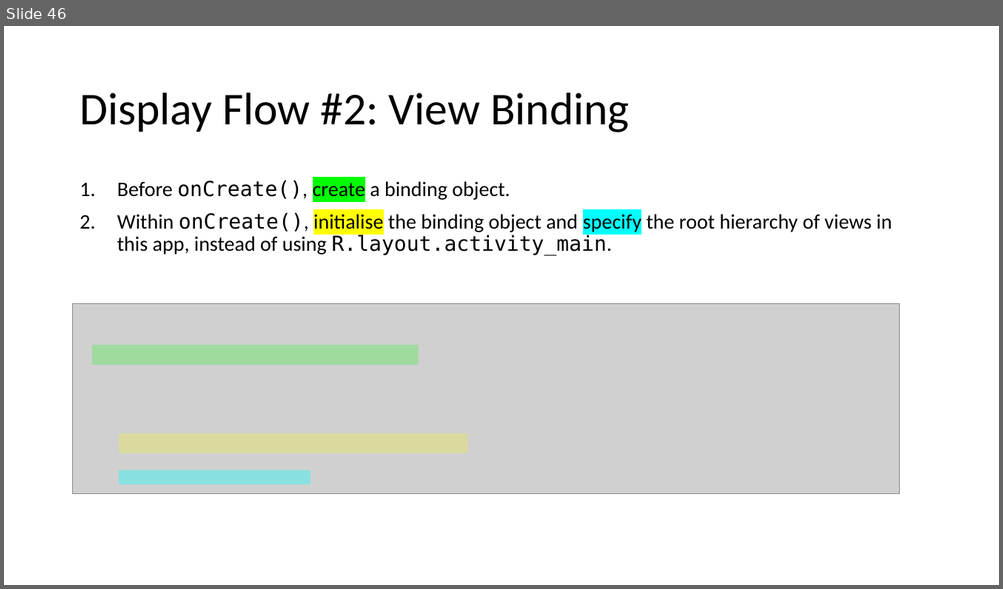
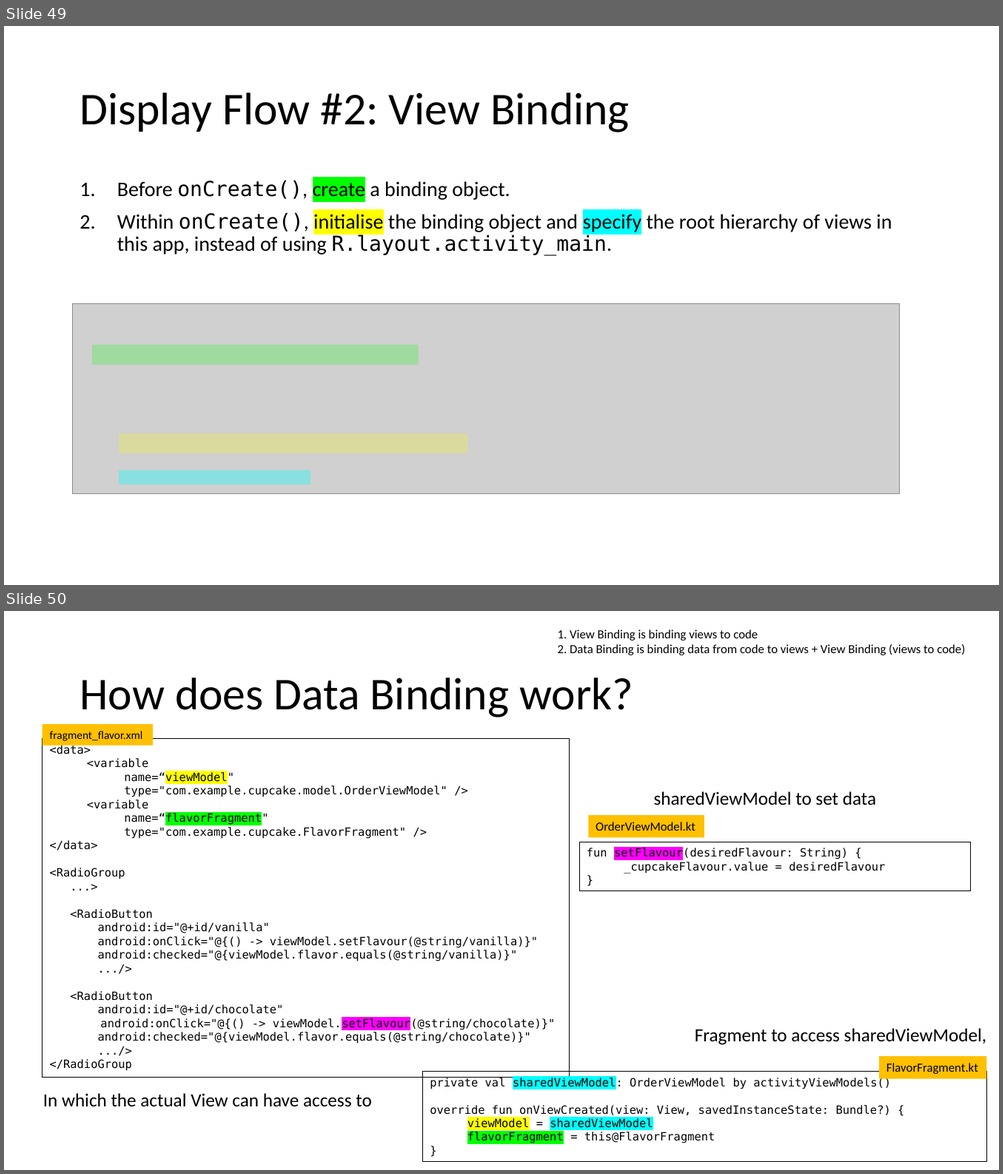
Before and after one commit to joellecorliss/Associate-Android-Developer, a slide deck: Android Basics in Kotlin.pptx. Shown one above the other, each under a label of ours: slide 46 before the commit, slides 49 and 50 after it. The pictures are 1003x589 and 1003x1174 pixels, drawn with LibreOffice and Linux fonts; fonts in the diff are those of the drawing; grey boxes stand for pictures. Boxes give left, top, right and bottom in pixels: in the first picture for what was removed or moved away, otherwise in the second. Text is boxed around its words. In the diff, an @@ line names an element or a change of style, - is before the commit and + after.

```diff
--- a/Android Basics in Kotlin.pptx
+++ b/Android Basics in Kotlin.pptx
@@ slide 50 added at <box>4,611,999,1170</box>, background #FFFFFF @@
@@ text added at <box>558,629,965,655</box>, 12 pt, text #000000 @@
+1. View Binding is binding views to code
+2. Data Binding is binding data from code to views + View Binding (views to code)
@@ title added at <box>79,678,633,718</box>, 44 pt, text #000000 @@
+How does Data Binding work?
@@ rectangle added at <box>42,739,569,1078</box>, outline #000000 0.75 pt, 11 pt, text #000000 @@
+<data>
+  <variable
+    name=“viewModel"
+    type="com.example.cupcake.model.OrderViewModel" />
+  <variable
+    name=“flavorFragment"
+    type="com.example.cupcake.FlavorFragment" />
+</data>
+<RadioGroup
+...>
+<RadioButton
+android:id="@+id/vanilla"
+android:onClick="@{() -> viewModel.setFlavour(@string/vanilla)}"
+android:checked="@{viewModel.flavor.equals(@string/vanilla)}"
+.../>
+<RadioButton
+android:id="@+id/chocolate"
+  android:onClick="@{() -> viewModel.setFlavour(@string/chocolate)}"
+android:checked="@{viewModel.flavor.equals(@string/chocolate)}"
+.../>
+</RadioGroup
@@ rectangle added at <box>42,724,153,746</box>, fill #FFC000, 11 pt, text #000000 @@
+fragment_flavor.xml
@@ text added at <box>654,792,876,806</box>, 18 pt, text #000000 @@
+sharedViewModel to set data
@@ rectangle added at <box>588,815,704,838</box>, fill #FFC000, 12 pt, text #000000 @@
+OrderViewModel.kt
@@ rectangle added at <box>579,843,971,891</box>, outline #000000 0.75 pt, 11 pt, text #000000 @@
+fun setFlavour(desiredFlavour: String) {
+  _cupcakeFlavour.value = desiredFlavour
+}
@@ text added at <box>694,1028,986,1045</box>, 18 pt, text #000000 @@
+Fragment to access sharedViewModel,
@@ rectangle added at <box>423,1072,987,1162</box>, outline #000000 0.75 pt, 11 pt, text #000000 @@
+private val sharedViewModel: OrderViewModel by activityViewModels()
+override fun onViewCreated(view: View, savedInstanceState: Bundle?) {
+  viewModel = sharedViewModel
+  flavorFragment = this@FlavorFragment
+}
@@ rectangle added at <box>879,1056,987,1079</box>, fill #FFC000, 12 pt, text #000000 @@
+FlavorFragment.kt
@@ text added at <box>43,1093,371,1108</box>, 18 pt, text #000000 @@
+In which the actual View can have access to
@@ what was slide 46 is now slide 49 @@
```
Also in this commit, not shown: 5 slides changed, 13 other slides added, 5 other files.
